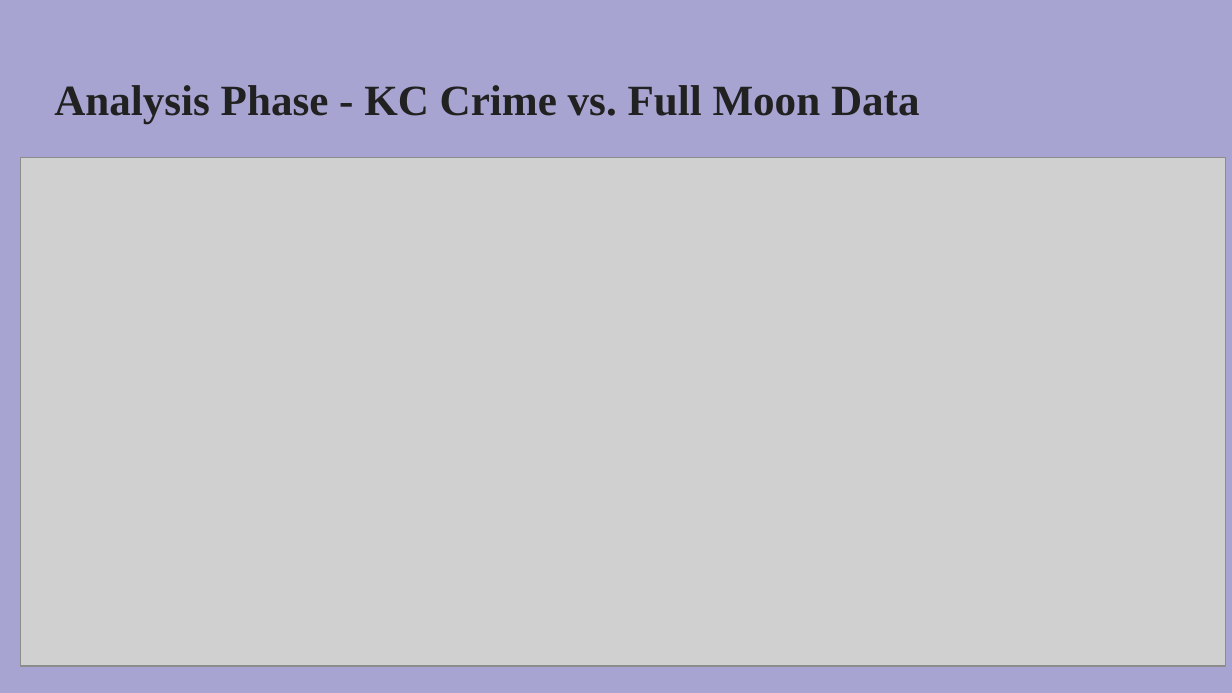
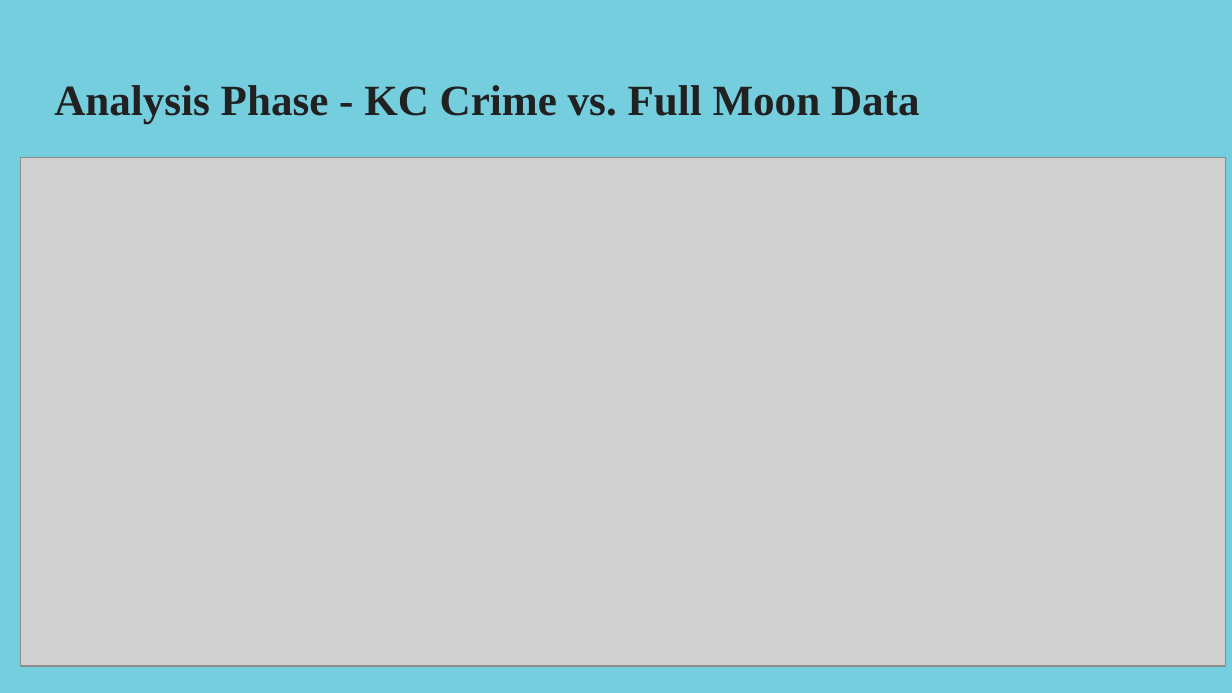
Before and after one commit to rulamia/Horrorscopes, a slide deck: slide 19 of HorrorscopesFinal.pptx (slide 20 before the commit). Drawn at 1232x693 pixels with LibreOffice and Linux fonts; fonts in the diff are those of the drawing; grey boxes stand for pictures. Boxes give left, top, right and bottom in pixels: in the first picture for what was removed or moved away, otherwise in the second. Text is boxed around its words. In the diff, an @@ line names an element or a change of style, - is before the commit and + after.

```diff
--- a/HorrorscopesFinal.pptx
+++ b/HorrorscopesFinal.pptx
@@ background #A7A4D1 to #75CEDE @@
```
Also in this commit, not shown: 8 other slides changed.
